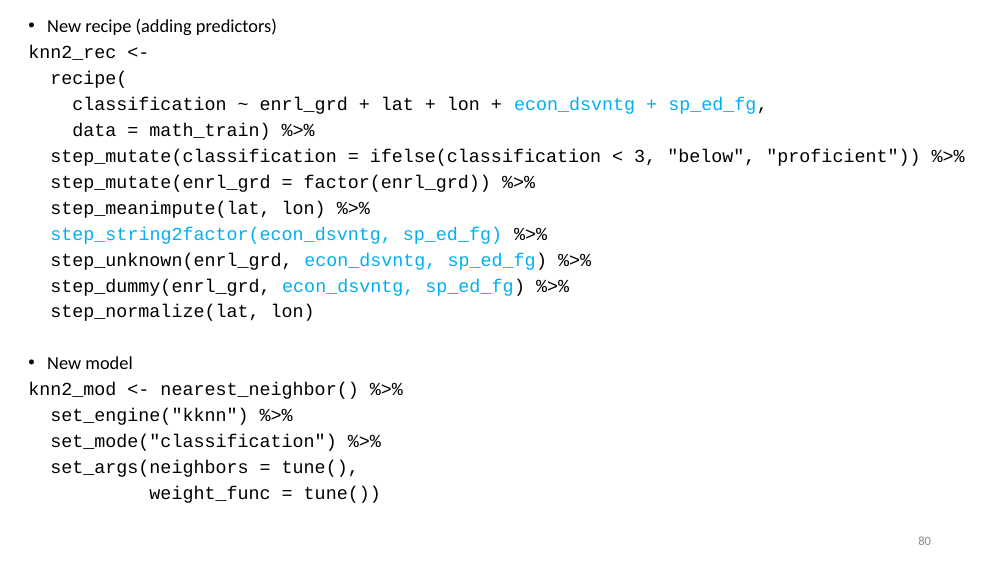
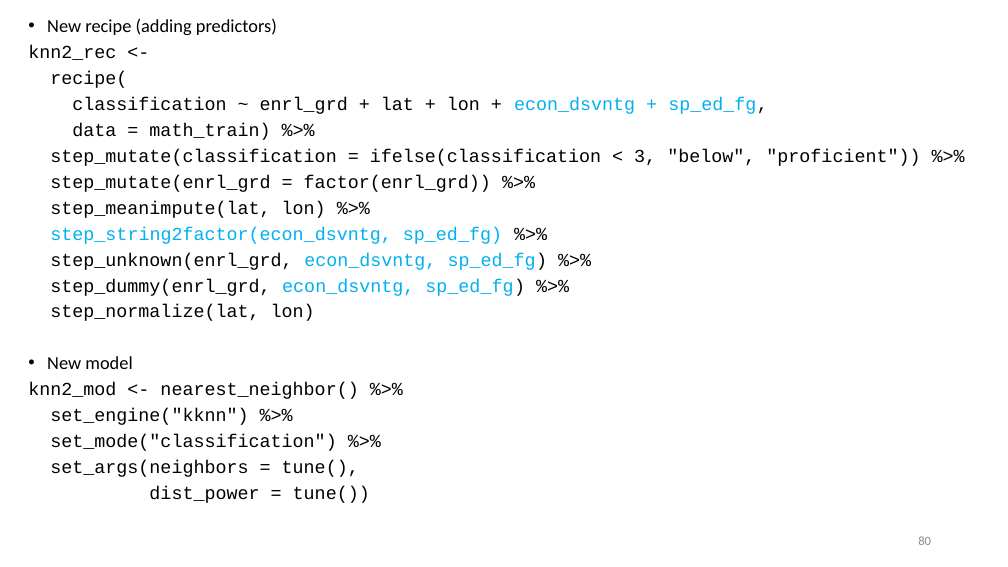
Before and after one commit to uo-datasci-specialization/c4-ml-fall-2020, a slide deck: slide 80 of slides/w6p1-knn/w6p1.pptx. Drawn at 1008x567 pixels with LibreOffice and Linux fonts; fonts in the diff are those of the drawing. Boxes give left, top, right and bottom in pixels: in the first picture for what was removed or moved away, otherwise in the second. Text is boxed around its words. In the diff, an @@ line names an element or a change of style, - is before the commit and + after.

```diff
--- a/slides/w6p1-knn/w6p1.pptx
+++ b/slides/w6p1-knn/w6p1.pptx
@@ text at <box>149,486,370,503</box>: text changed @@
-weight_func = tune())
+dist_power = tune())
```
Also in this commit, not shown: 3 other slides changed.
